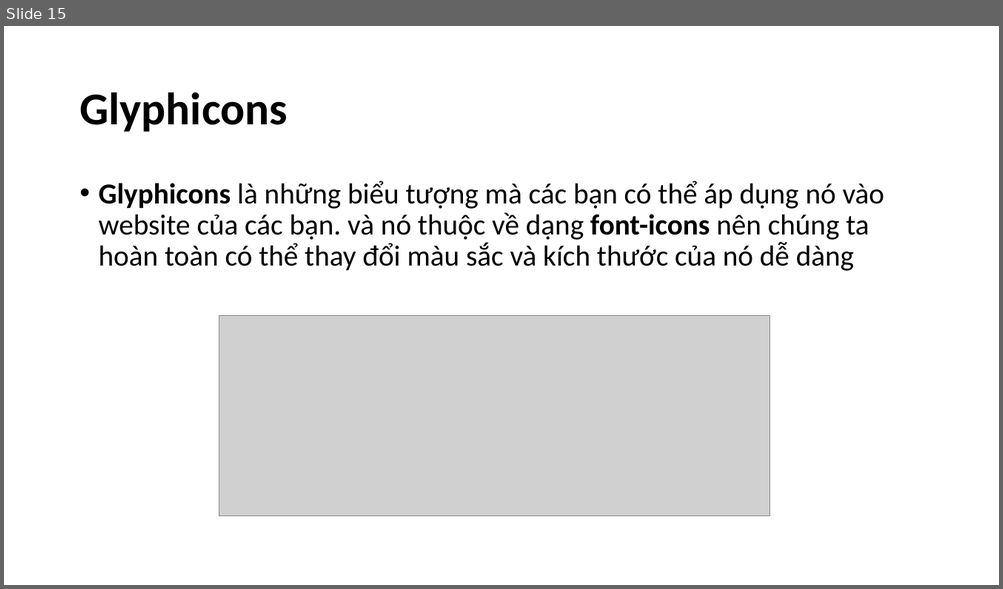
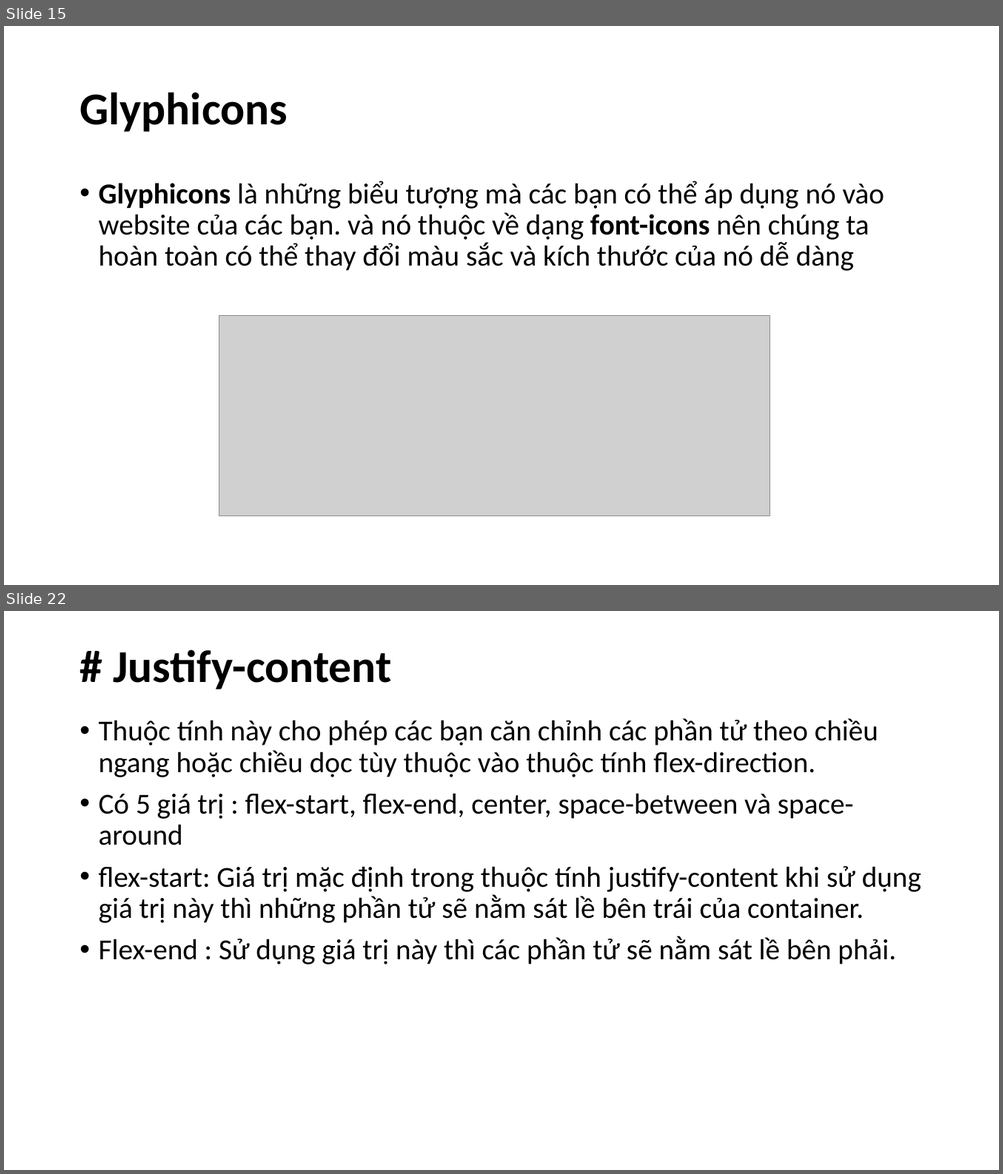
Before and after one commit to hoanghiep8921/ljava1909, a slide deck: slide/Bootstrap.pptx. Shown one above the other, each under a label of ours: slide 15 before the commit, slides 15 and 22 after it; the slides between them are not shown. The pictures are 1003x589 and 1003x1174 pixels, drawn with LibreOffice and Linux fonts; fonts in the diff are those of the drawing; grey boxes stand for pictures. Boxes give left, top, right and bottom in pixels: in the first picture for what was removed or moved away, otherwise in the second. Text is boxed around its words. In the diff, an @@ line names an element or a change of style, - is before the commit and + after.

```diff
--- a/slide/Bootstrap.pptx
+++ b/slide/Bootstrap.pptx
@@ slide 22 added at <box>4,611,999,1170</box>, background #FFFFFF @@
@@ title added at <box>113,649,392,689</box>, 44 pt, text #000000, bold @@
+# Justify-content
@@ text added at <box>99,718,921,965</box>, 28 pt, text #000000 @@
+• Thuộc tính này cho phép các bạn căn chỉnh các phần tử theo chiều ngang hoặc chiều dọc tùy thuộc vào thuộc tính flex-direction.
+• Có 5 giá trị : flex-start, flex-end, center, space-between và space-around
+• flex-start: Giá trị mặc định trong thuộc tính justify-content khi sử dụng giá trị này thì những phần tử sẽ nằm sát lề bên trái của container.
+• Flex-end : Sử dụng giá trị này thì các phần tử sẽ nằm sát lề bên phải.
```
Also in this commit, not shown: 11 other slides added, 1 slide removed, 13 other files.
